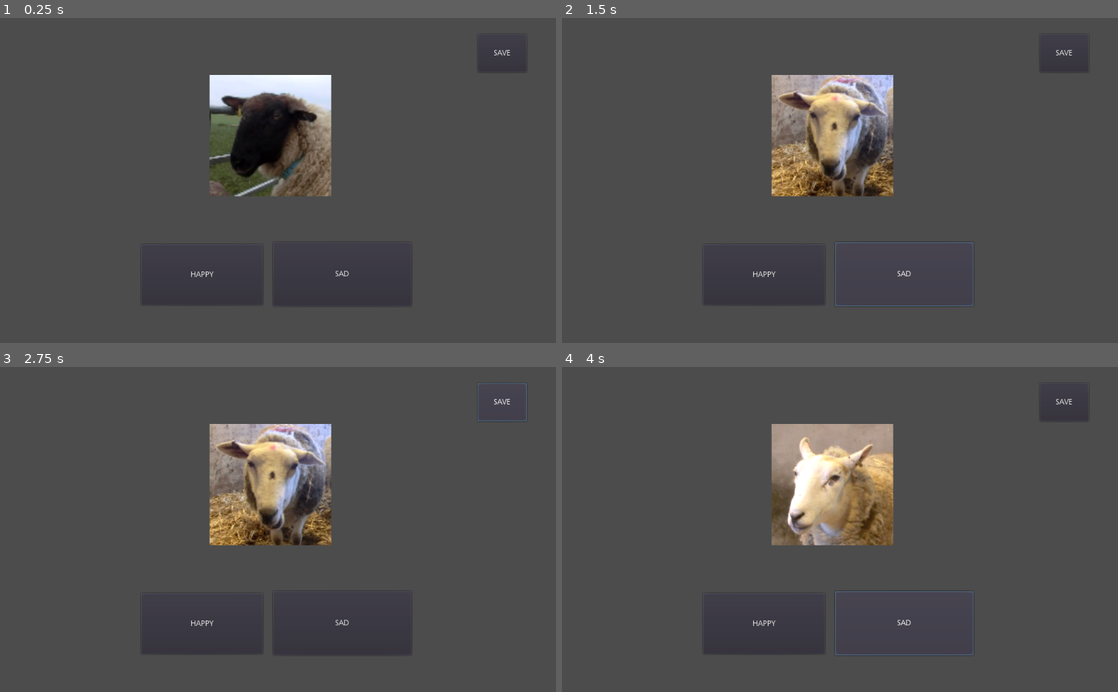
Above: before the commit, frames 1-4 (two rows, left to right).
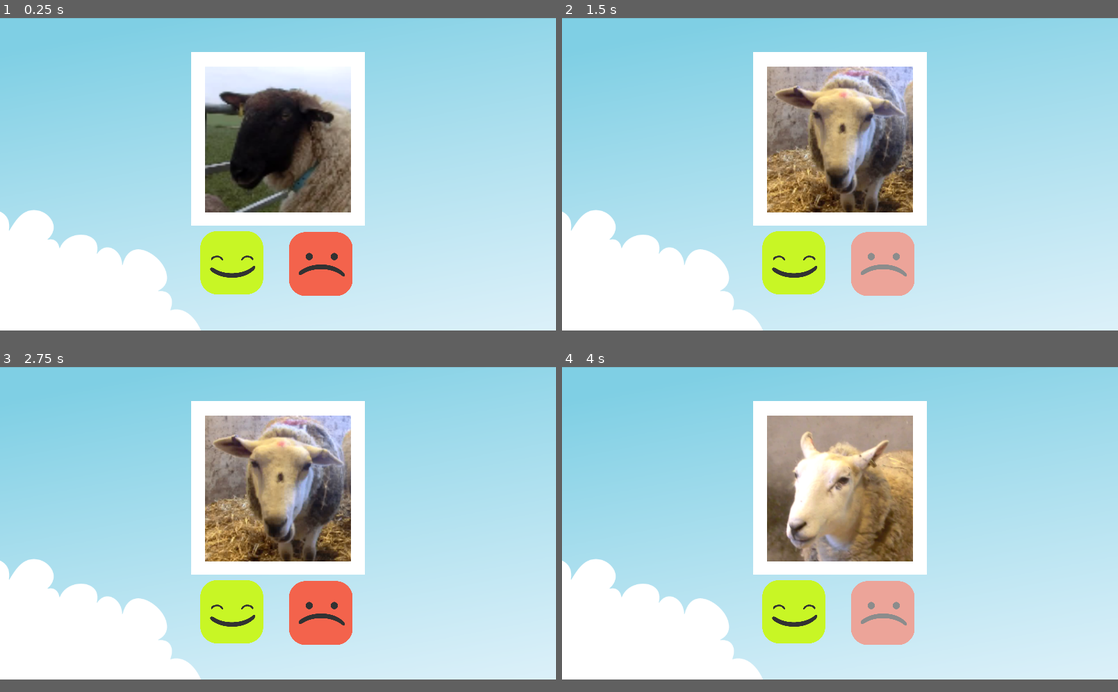
Above: after the commit, the same moments.

Repository: franciscapessanha/Sheep-game
Game: Godot game, scene res://Scenes/main.tscn
The game is run twice, just before and just after one commit, with the same random seed, the same clock (stepped at 60 frames per second) and the same inputs.
Inputs (mouse positions are in pixels of both pictures, inside the frame that each line leads up to; where the layout moved, square brackets give the same spot in the first picture):
- Up to frame 1 (0.25 s): no input
- Up to frame 2 (1.5 s): click (795, 271) [762, 274] at 0.5 s; click (884, 274) [906, 274] at 1.25 s
- Up to frame 3 (2.75 s): click (500, 402) at 2 s, where only the run before the commit has a clickable "SAVE"
- Up to frame 4 (4 s): click (795, 620) [762, 623] at 2.75 s; click (884, 623) [906, 623] at 3.5 s
In our replay, the window is 800x468 before the commit and 800x450 after it. These sizes can differ from the game's own. Grey fills any space a smaller window leaves; there, only what the larger window draws over its background counts as a difference.

The runs differ from the first frame. In frame 1, 90% of the frame differs, in the area x 0-100%, y 0-97%; in frame 2, 93%; in frame 3, 93%; in frame 4, 92%.

Commit message:
Add shapes for buttons and background images

Diff:
--- a/Scenes/main.gd
+++ b/Scenes/main.gd
@@ -37,7 +37,12 @@
 	i_image = randi() % len(folder)
 	image = folder[i_image]
 	sheep.set_texture(load('res://Images/' + str(i) + '/' + image))
-
+	var i_s = load('res://Images/' + str(i) + '/' + image).get_size() #image size
+	print('i_s: ', i_s)
+	var th = 150 #target height
+	var tw = 150 #target width
+	var scale = Vector2((i_s.x/(i_s.x/tw)/100), (i_s.y/(i_s.y/th)/100))
+	sheep.set_scale(scale)
 
 func _ready():
 	pain = list_files_in_directory('res://Images/1')
--- a/Scenes/main.tscn
+++ b/Scenes/main.tscn
@@ -1,9 +1,17 @@
-[gd_scene load_steps=3 format=2]
+[gd_scene load_steps=11 format=2]
 
 [ext_resource path="res://Scenes/main.gd" type="Script" id=1]
+[ext_resource path="res://Images/game_background.png" type="Texture" id=2]
+[ext_resource path="res://Images/white_square.png" type="Texture" id=3]
+[ext_resource path="res://Images/happy.png" type="Texture" id=4]
+[ext_resource path="res://Images/happy_pressed.png" type="Texture" id=5]
+[ext_resource path="res://Images/happy_mouse.png" type="Texture" id=6]
+[ext_resource path="res://Images/sad.png" type="Texture" id=7]
+[ext_resource path="res://Images/sad_pressed.png" type="Texture" id=8]
+[ext_resource path="res://Images/sad_mouse.png" type="Texture" id=9]
 
 [sub_resource type="RectangleShape2D" id=1]
-extents = Vector2( 160, 150 )
+extents = Vector2( 200, 200 )
 
 [node name="main" type="Node2D"]
 script = ExtResource( 1 )
@@ -11,22 +19,16 @@
 "_edit_lock_": true
 }
 
-[node name="happy" type="Button" parent="."]
-margin_left = 259.523
-margin_top = 417.524
-margin_right = 483.523
-margin_bottom = 529.524
-text = "HAPPY"
-
-[node name="sad" type="Button" parent="."]
-margin_left = 503.0
-margin_top = 414.0
-margin_right = 758.0
-margin_bottom = 532.0
-text = "SAD"
+[node name="background" type="Sprite" parent="."]
+position = Vector2( 640, 360 )
+texture = ExtResource( 2 )
 
 [node name="sheep" type="StaticBody2D" parent="."]
-position = Vector2( 497.89, 217.101 )
+position = Vector2( 640, 280 )
+
+[node name="background_img" type="Sprite" parent="sheep"]
+position = Vector2( -0.174316, -1.42419 )
+texture = ExtResource( 3 )
 
 [node name="sprite" type="Sprite" parent="sheep"]
 __meta__ = {
@@ -39,12 +41,24 @@
 "_edit_lock_": true
 }
 
-[node name="Button" type="Button" parent="."]
-margin_left = 880.0
-margin_top = 30.0
-margin_right = 970.0
-margin_bottom = 100.0
-text = "SAVE"
+[node name="happy" type="TextureButton" parent="."]
+margin_left = 461.184
+margin_top = 490.674
+margin_right = 606.184
+margin_bottom = 635.674
+texture_normal = ExtResource( 4 )
+texture_pressed = ExtResource( 5 )
+texture_hover = ExtResource( 6 )
+expand = true
+
+[node name="sad" type="TextureButton" parent="."]
+margin_left = 664.776
+margin_top = 492.961
+margin_right = 811.776
+margin_bottom = 639.961
+texture_normal = ExtResource( 7 )
+texture_pressed = ExtResource( 8 )
+texture_hover = ExtResource( 9 )
+expand = true
 [connection signal="pressed" from="happy" to="." method="_on_happy_pressed"]
 [connection signal="pressed" from="sad" to="." method="_on_sad_pressed"]
-[connection signal="pressed" from="Button" to="." method="_on_Button_pressed"]
--- /dev/null
+++ b/Scenes/menu.tscn
@@ -0,0 +1,10 @@
+[gd_scene load_steps=2 format=2]
+
+[ext_resource path="res://Images/menu_background.png" type="Texture" id=1]
+
+[node name="Node2D" type="Node2D"]
+
+[node name="Sprite" type="Sprite" parent="."]
+position = Vector2( 640, 360 )
+scale = Vector2( 1.58333, 1.58333 )
+texture = ExtResource( 1 )
--- a/project.godot
+++ b/project.godot
@@ -19,6 +19,13 @@
 run/main_scene="res://Scenes/main.tscn"
 config/icon="res://icon.png"
 
+[display]
+
+window/size/width=1280
+window/size/height=720
+window/stretch/mode="2d"
+window/stretch/aspect="keep"
+
 [rendering]
 
 environment/default_environment="res://default_env.tres"
Binary file added: Images/game_background.png
Not shown, added: Images/game_background.png.import
Binary file added: Images/happy.png
Not shown, added: Images/happy.png.import
Binary file added: Images/happy_mouse.png
Not shown, added: Images/happy_mouse.png.import
Binary file added: Images/happy_pressed.png
Not shown, added: Images/happy_pressed.png.import
Binary file added: Images/menu_background.png
Not shown, added: Images/menu_background.png.import
Binary file added: Images/sad.png
Not shown, added: Images/sad.png.import
(and 9 more such lines)
